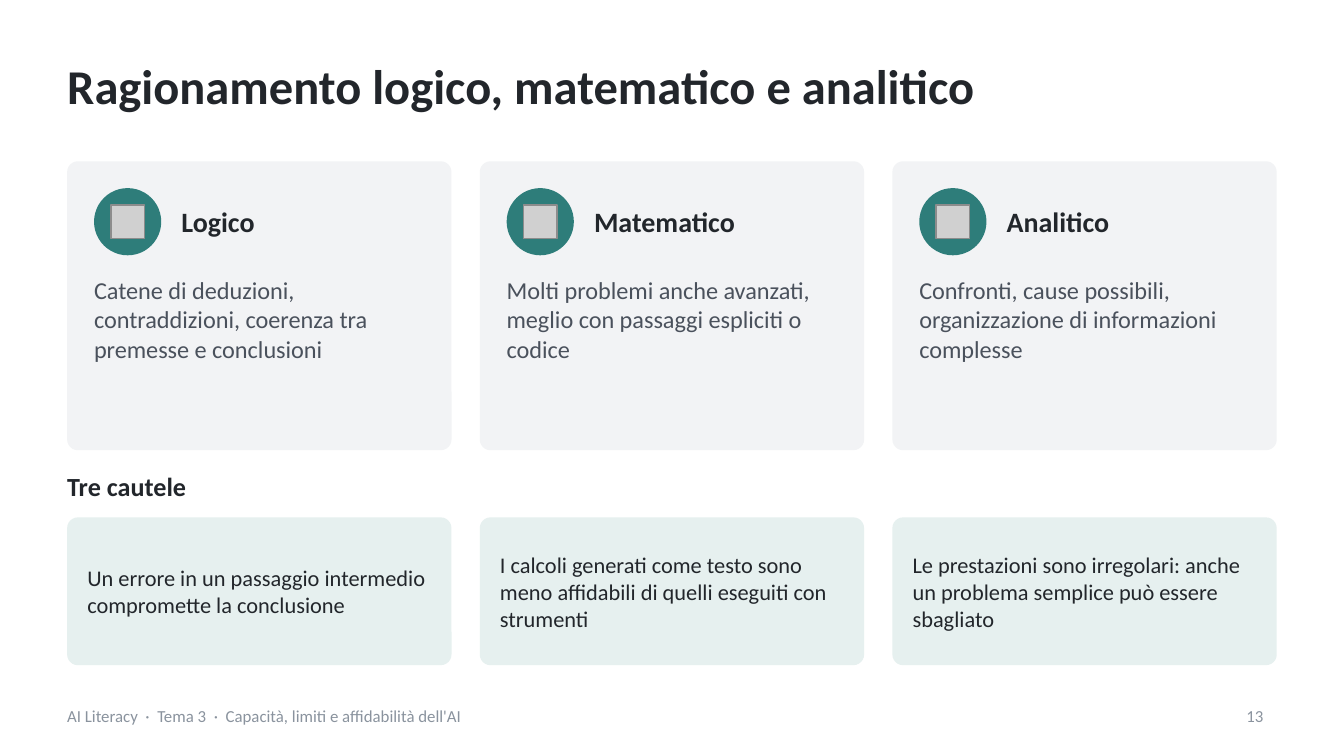
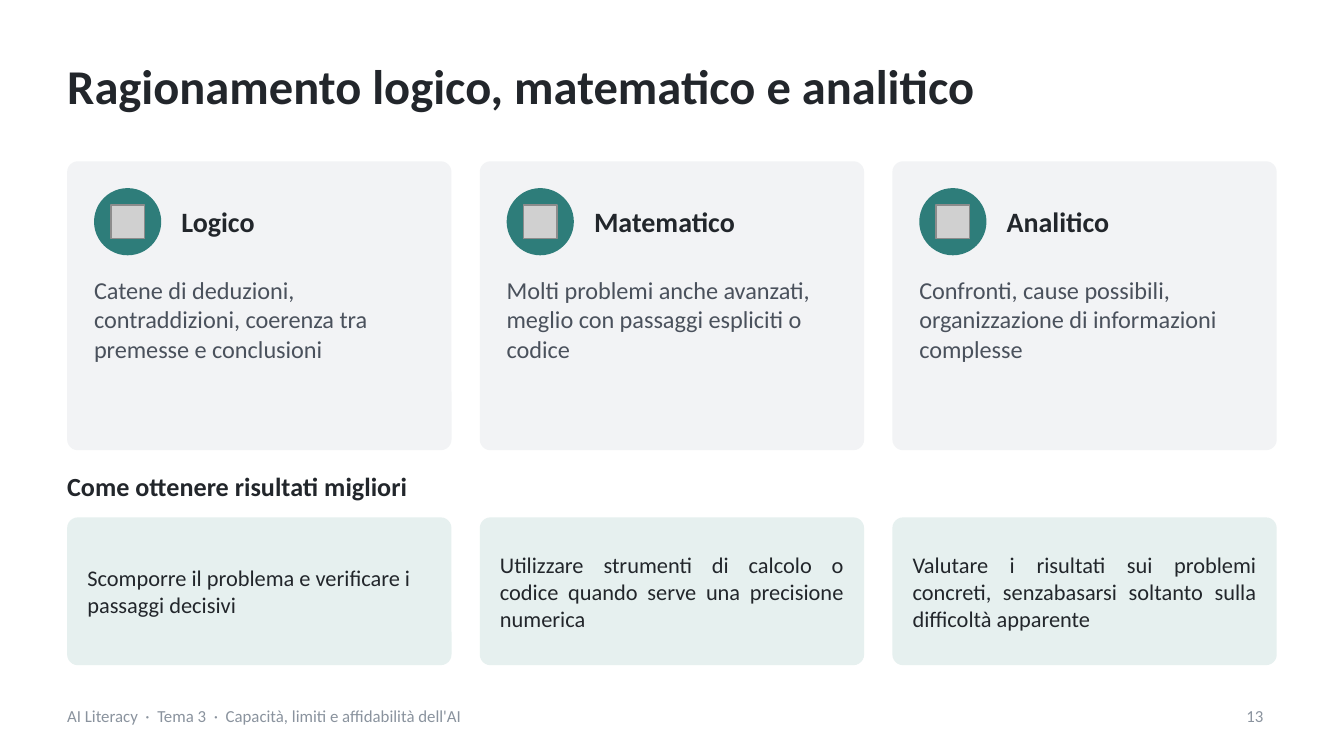
Before and after one commit to NetAi-IT/Formazione-AI-Literacy-Official, a slide deck: slide 13 of Base/Tema3_Capacita_limiti_affidabilita_AI.pptx. Drawn at 1344x756 pixels with LibreOffice and Linux fonts; fonts in the diff are those of the drawing; grey boxes stand for pictures. Boxes give left, top, right and bottom in pixels: in the first picture for what was removed or moved away, otherwise in the second. Text is boxed around its words. In the diff, an @@ line names an element or a change of style, - is before the commit and + after.

```diff
--- a/Base/Tema3_Capacita_limiti_affidabilita_AI.pptx
+++ b/Base/Tema3_Capacita_limiti_affidabilita_AI.pptx
@@ text at <box>67,477,407,501</box>: text changed @@
-Tre cautele
+Come ottenere risultati migliori
@@ text at <box>500,557,844,627</box>: text changed @@
-I calcoli generati come testo sono meno affidabili di quelli eseguiti con strumenti
+Utilizzare strumenti di calcolo o codice quando serve una precisione numerica
@@ text at <box>913,557,1256,631</box>: text changed @@
-Le prestazioni sono irregolari: anche un problema semplice può essere sbagliato
+Valutare i risultati sui problemi concreti, senzabasarsi soltanto sulla difficoltà apparente
@@ text at <box>87,570,410,617</box>: text changed @@
-Un errore in un passaggio intermedio compromette la conclusione
+Scomporre il problema e verificare i passaggi decisivi
```
Also in this commit, not shown: 19 other slides changed, 3 other files.
